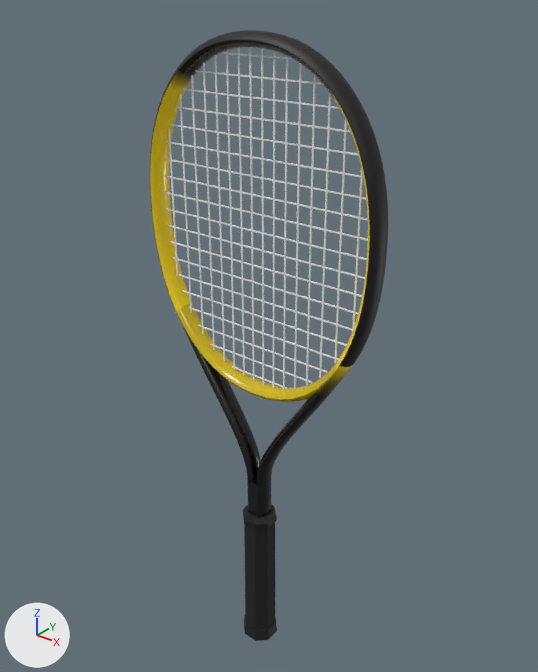
A saved change to the glTF model assets/realistic/babolat-pure-aero-100.glb.
Both versions are drawn from a camera (50 mm lens) standing at (0.428, -0.519, 0.728) and looking at (-0.006, 0.025, 0.391). The axes (+X, +Y, +Z) are drawn at lower left. The lights are the same throughout. The picture after the commit comes second. Where no turn or scale is listed for an object, it has been applied to the vertices. Vertices at exactly the same position are counted once.

In view in the first picture: 'bumper', 'collar', 'frame', 'grip', 'grommets', 'strings_crosses', 'strings_mains' and 1 more.
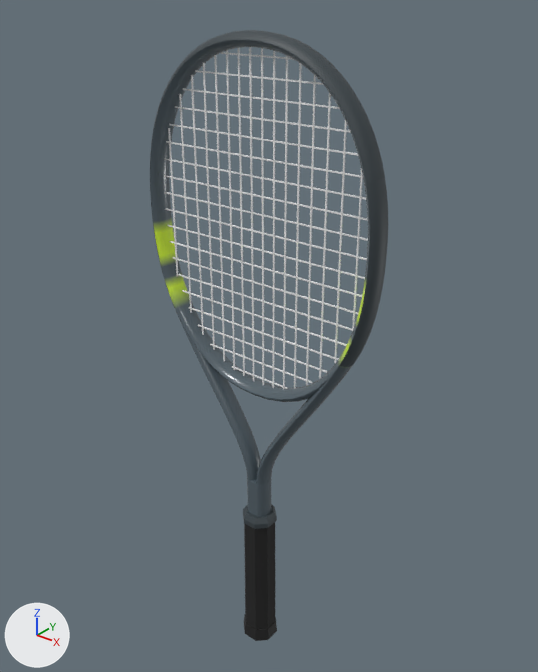
Where the change shows, as pixel boxes (x1, y1, x2, y2) in the pictures (538 x 672 px):
'bumper', recoloured: (151, 30, 385, 183) in both
'grommets', recoloured: (150, 143, 388, 367) in both
'collar', recoloured (black to greyish blue): (243, 504, 277, 529) in both
part 1 of me_frame, recoloured: (150, 78, 370, 402) in both
part 2 of me_frame, recoloured: (173, 40, 351, 517) in both
part 3 of me_frame, recoloured: (153, 216, 366, 368) in both

The edits, one by one:
Material 'mat_bumper' (mat_mat_bumper) changes colour from black #111111 to greyish blue #3a4449; in linear values from (0.00561, 0.00561, 0.00561) to (0.0423, 0.0578, 0.0666).
Material 'mat_grommets' (mat_mat_grommets) changes colour from black #111111 to greyish blue #3a4449; in linear values from (0.00561, 0.00561, 0.00561) to (0.0423, 0.0578, 0.0666).
Material 'mat_collar' (mat_mat_collar) changes colour from black #111111 to greyish blue #3a4449; in linear values from (0.00561, 0.00561, 0.00561) to (0.0423, 0.0578, 0.0666).
me_frame has 1624 vertices, 3188 faces and spans x -0.136..0.136, y -0.013..0.013, z 0.178..0.686.
me_frame is used by ob_frame; location (0.0, 0.0, 0.0).
me_frame part 1: 1456 faces centred in x -0.135..0.135, y -0.013..0.013, z 0.337..0.644 are repainted in the vertex colours; the middle colour goes from yellow #f6d60d to greyish blue #55626a.
me_frame part 2: 1364 faces centred in x -0.102..0.102, y -0.012..0.012, z 0.178..0.685 are repainted in the vertex colours; the middle colour goes from black #0d0d0d to greyish blue #55626a.
me_frame part 3: 368 faces centred in x -0.134..0.134, y -0.013..0.013, z 0.411..0.496 are repainted in the vertex colours; the middle colour goes from yellow #f6d60d to green #d2f53b.
